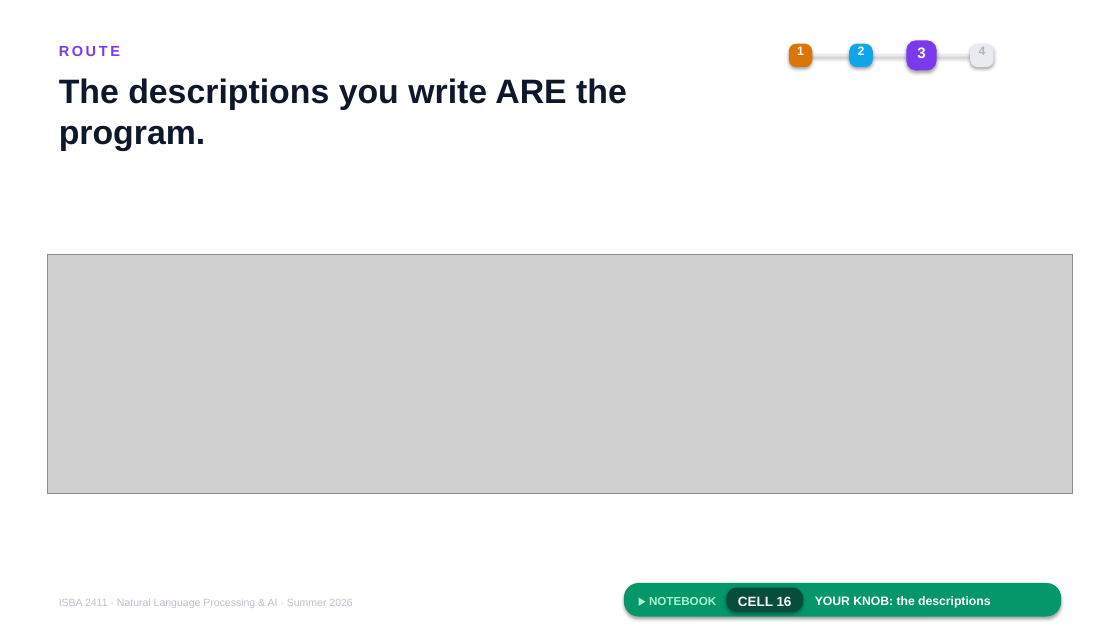
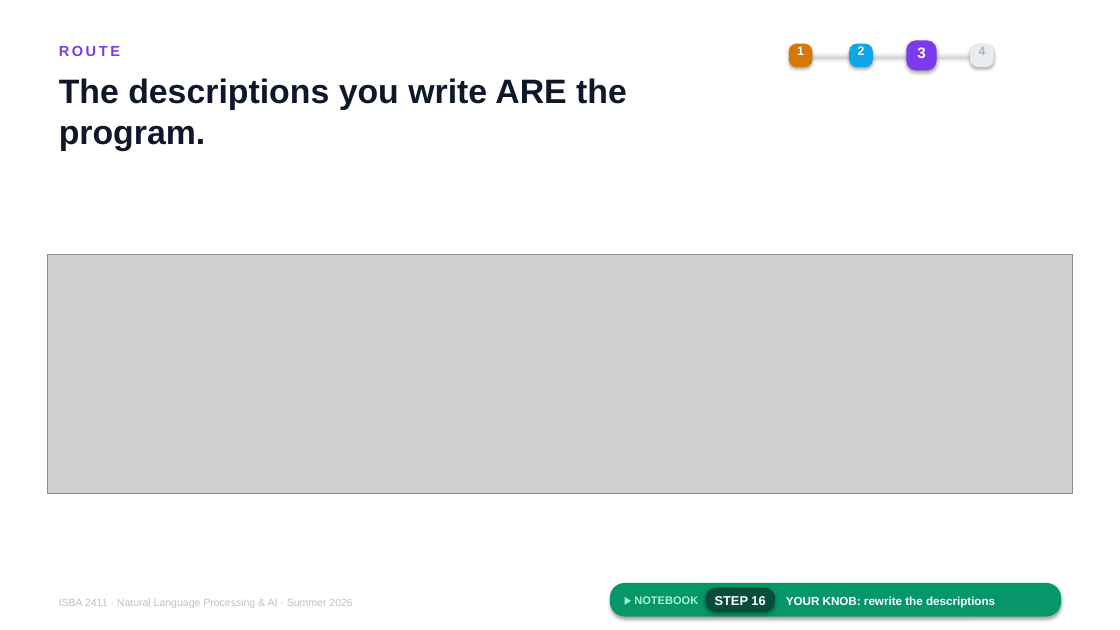
Before and after one commit to JulesMalin/isba2411-nlp, a slide deck: slide 18 of Week 7/L13_Support_Copilot.pptx. Drawn at 1120x630 pixels with LibreOffice and Linux fonts; fonts in the diff are those of the drawing; grey boxes stand for pictures. Boxes give left, top, right and bottom in pixels: in the first picture for what was removed or moved away, otherwise in the second. Text is boxed around its words. In the diff, an @@ line names an element or a change of style, - is before the commit and + after.

```diff
--- a/Week 7/L13_Support_Copilot.pptx
+++ b/Week 7/L13_Support_Copilot.pptx
@@ rounded rectangle: place and size @@
-rounded rectangle at (624,583,1062,617)
+rounded rectangle at (610,583,1061,617)
@@ text "▶ NOTEBOOK": place and size @@
-text "▶ NOTEBOOK" at (649,597,716,605)
+text "▶ NOTEBOOK" at (634,596,698,604)
@@ text "▶ NOTEBOOK" at (634,596,698,604): size 10 to 9.5 pt @@
@@ rounded rectangle: place and size @@
-rounded rectangle at (727,588,803,613)
+rounded rectangle at (706,588,775,613)
@@ text at (715,596,765,605): text changed; size 11.5 to 11 pt @@
-CELL 16
+STEP 16
@@ text at (786,596,995,608): text changed; size 10.5 to 10 pt @@
-YOUR KNOB: the descriptions
+YOUR KNOB: rewrite the descriptions
```
Also in this commit, not shown: 16 other slides changed.
